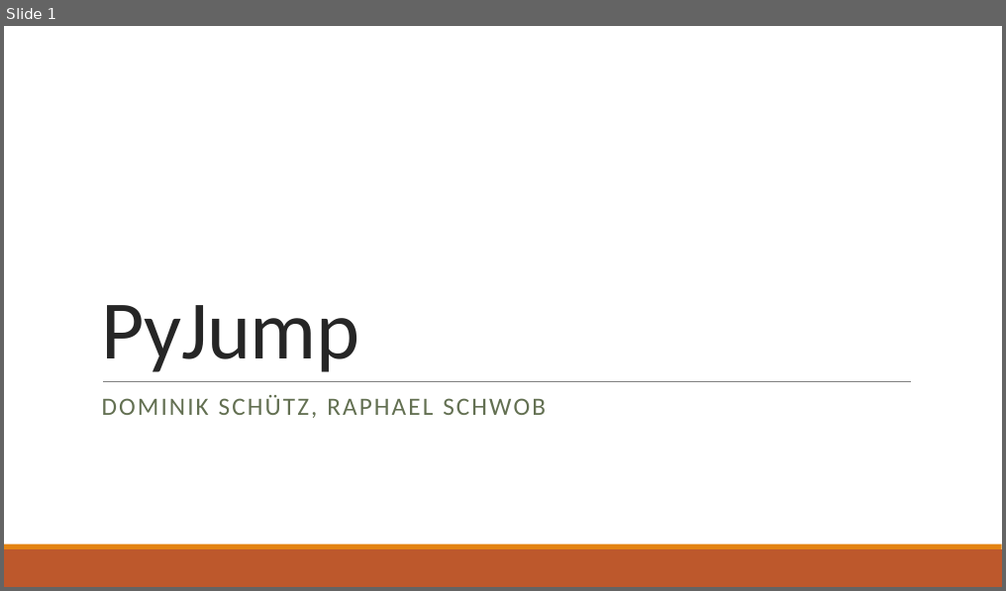
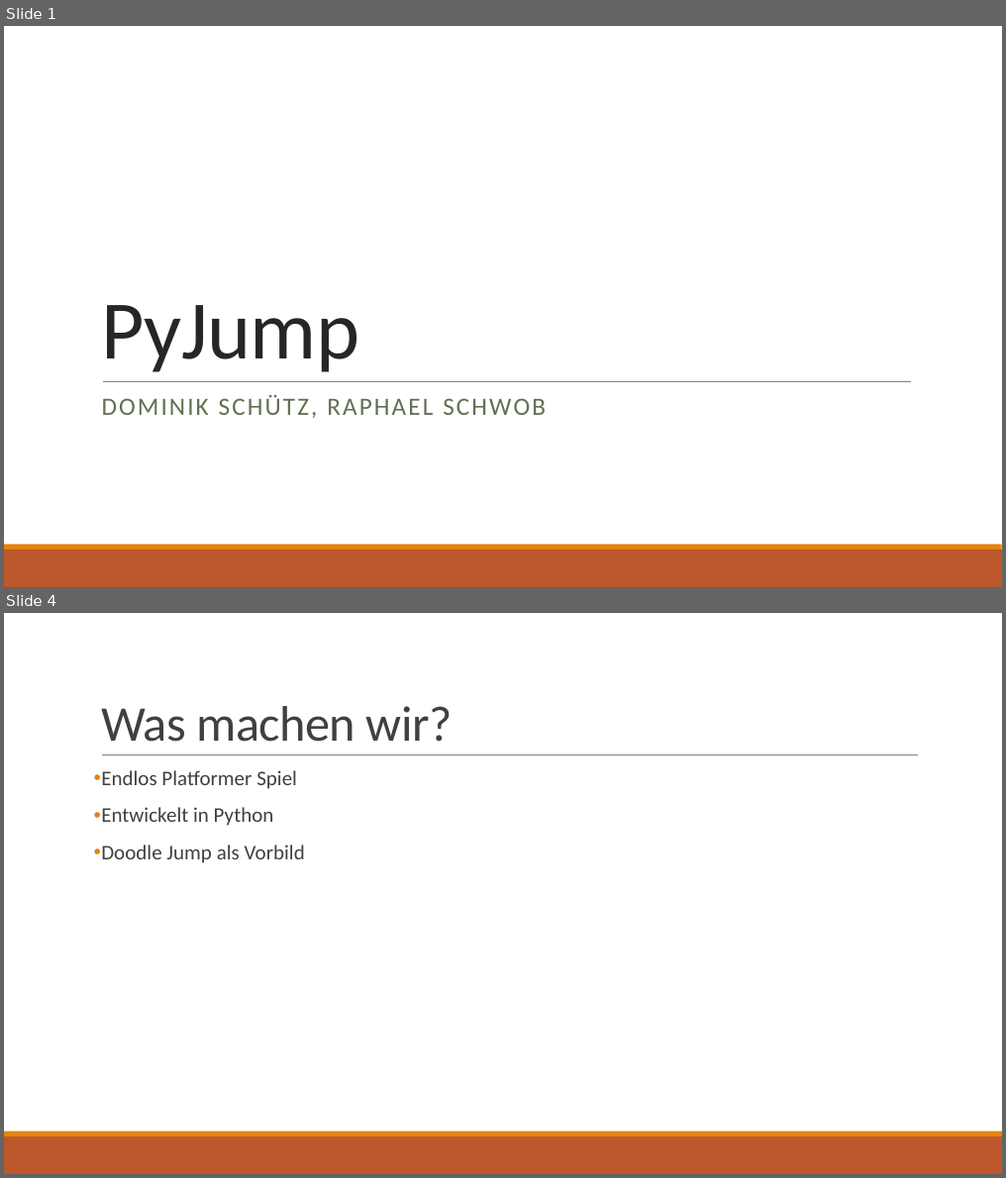
Before and after one commit to raphael-s/M306, a slide deck: docs/Projektpräsentation.pptx. Shown one above the other, each under a label of ours: slide 1 before the commit, slides 1 and 4 after it; the slides between them are not shown. The pictures are 1006x591 and 1006x1178 pixels, drawn with LibreOffice and Linux fonts; fonts in the diff are those of the drawing. Boxes give left, top, right and bottom in pixels: in the first picture for what was removed or moved away, otherwise in the second. Text is boxed around its words. In the diff, an @@ line names an element or a change of style, - is before the commit and + after.

```diff
--- a/docs/Projektpräsentation.pptx
+++ b/docs/Projektpräsentation.pptx
@@ slide 4 added at [4, 613, 1002, 1174], background #FFFFFF; not listed: 2 template elements that a slide beside it also shows @@
@@ title added at [101, 706, 452, 742], 48 pt, text #404040 @@
+Was machen wir?
@@ line added from (102, 756) to (918, 756), #808080 0.5 pt @@
@@ text added at [101, 770, 305, 863], 20 pt, text #404040 @@
+• Endlos Platformer Spiel
+• Entwickelt in Python
+• Doodle Jump als Vorbild
```
Also in this commit, not shown: 1 slide changed, 7 other slides added.
